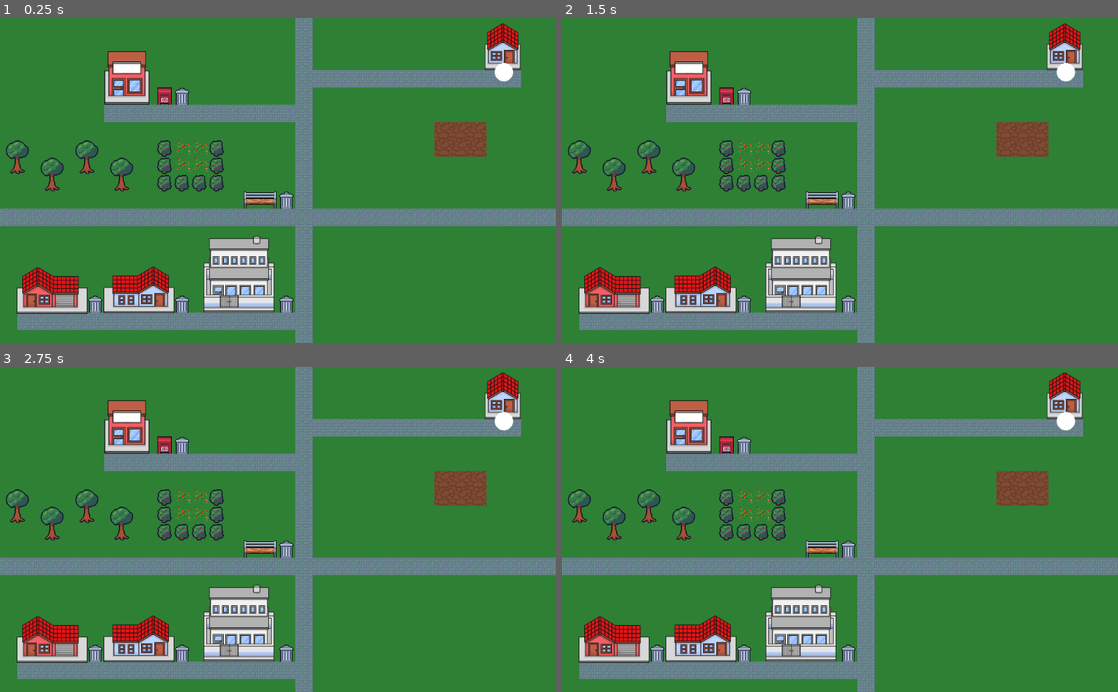
Above: before the commit, frames 1-4 (two rows, left to right).
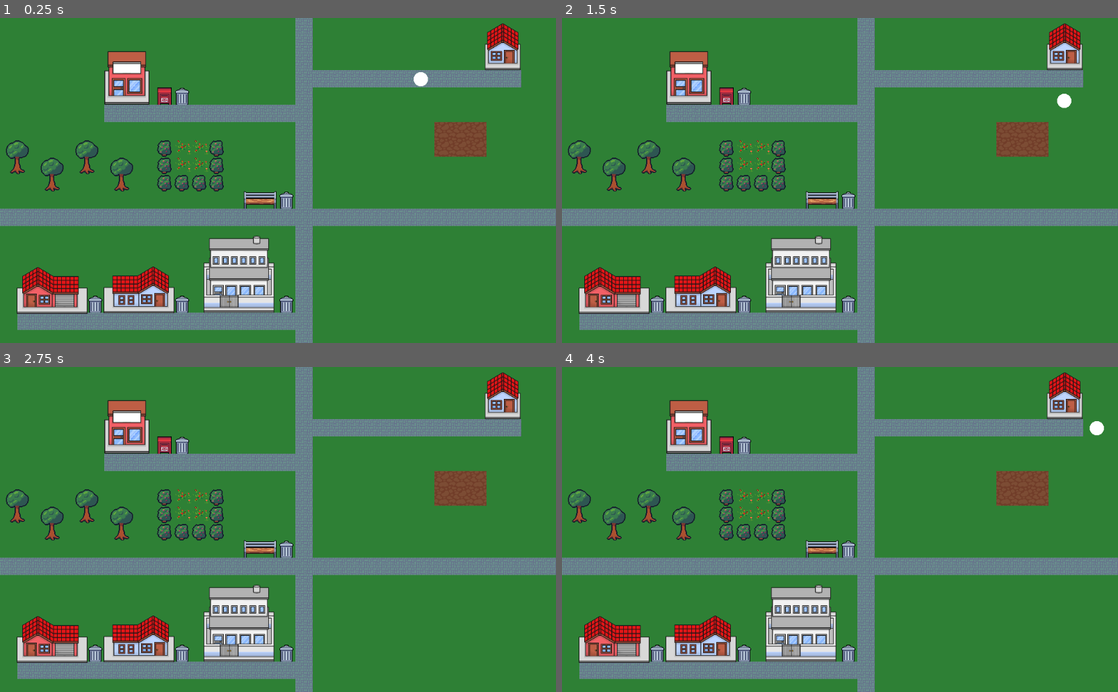
Above: after the commit, the same moments.

Repository: MakeKato/pulsu-king
Game: Godot game, scene res://World0.tscn
Same seed, same stepped clock (60 frames per second), same inputs: the game is played once before the commit and once after it.
Inputs:
- Up to frame 1 (0.25 s): no input
- Up to frame 2 (1.5 s): tap Enter at 0.5 s; hold Right (ui_right) 0.53-1.28 s; hold Down (ui_down) from 1.28 s (still down)
- Up to frame 3 (2.75 s): release Down (ui_down) at 2.03 s; hold Right (ui_right) from 2.03 s (still down)
- Up to frame 4 (4 s): release Right (ui_right) at 2.78 s; hold Up (ui_up) 2.78-3.53 s; tap Space at 3.5 s; hold Left (ui_left) from 3.53 s (still down)

The runs differ from the first frame. In frame 1, 0.2% of the frame differs, in the area x 74-93%, y 13-22%; in frame 2, 0.3%, in the area x 88-93%, y 13-28%; in frame 3, 0.2%; in frame 4, 0.3%.
Error before the commit: Attempt to call function 'play' in base 'null instance' on a null instance. (res://KinematicBody2D.gd:9)

Commit message:
fixing overlapping playerscripts

Diff:
--- a/Player1.gd
+++ b/Player1.gd
@@ -14,7 +14,7 @@
 signal energy_restored()
 
 #Input and Movement
-func _process(delta):
+func _process(_delta):
 	if is_injured:
 		return # Player can't move if injured
 	var velocity = Vector2.ZERO
--- a/World0.tscn
+++ b/World0.tscn
@@ -3,14 +3,14 @@
 [ext_resource path="res://World.tres" type="TileSet" id=1]
 [ext_resource path="res://B03.png" type="Texture" id=2]
 [ext_resource path="res://H03.png" type="Texture" id=3]
-[ext_resource path="res://KinematicBody2D.gd" type="Script" id=4]
+[ext_resource path="res://testplayer.gd" type="Script" id=4]
 [ext_resource path="res://H05.png" type="Texture" id=5]
 [ext_resource path="res://B02.png" type="Texture" id=6]
 [ext_resource path="res://H06.png" type="Texture" id=7]
 
 [sub_resource type="CapsuleMesh" id=1]
 
-[sub_resource type="CircleShape2D" id=2]
+[sub_resource type="CapsuleShape2D" id=2]
 
 [node name="World0" type="Node2D"]
 
@@ -32,10 +32,20 @@
 scale = Vector2( 0.38, 0.393 )
 texture = ExtResource( 2 )
 
+[node name="StaticBody2D" type="StaticBody2D" parent="Shop"]
+
+[node name="CollisionPolygon2D" type="CollisionPolygon2D" parent="Shop/StaticBody2D"]
+polygon = PoolVector2Array( -91.1316, -126.547, 93.0789, -126.547, 93.0789, -34.944, 116.763, -42.5776, 116.763, 130.45, -109.553, 130.45, -109.553, -37.4886, -93.7632, -37.4886 )
+
 [node name="Home" type="Sprite" parent="."]
 position = Vector2( 926, 53 )
 scale = Vector2( 0.3, 0.3 )
 texture = ExtResource( 3 )
+
+[node name="StaticBody2D" type="StaticBody2D" parent="Home"]
+
+[node name="CollisionPolygon2D" type="CollisionPolygon2D" parent="Home/StaticBody2D"]
+polygon = PoolVector2Array( 0, -146.667, -106.667, -83.3333, -106.667, 130, 110, 126.667, 103.333, -96.6667 )
 
 [node name="RedHouse" type="Sprite" parent="."]
 position = Vector2( 96, 503 )
@@ -65,18 +75,15 @@
 [node name="StaticBody2D" type="StaticBody2D" parent="2story"]
 
 [node name="CollisionPolygon2D" type="CollisionPolygon2D" parent="2story/StaticBody2D"]
-visible = false
 polygon = PoolVector2Array( -180, -220, -180, -70, -216.667, -70, -216.667, 233.333, 213.333, 233.333, 213.333, -70, 183.333, -70, 183.333, -220, 133.333, -220, 126.667, -233.333, 90, -233.333, 90, -223.333 )
 
-[node name="Player" type="KinematicBody2D" parent="."]
+[node name="KinematicBody2D" type="KinematicBody2D" parent="."]
+position = Vector2( 775, 113 )
 script = ExtResource( 4 )
 
-[node name="MeshInstance2D" type="MeshInstance2D" parent="Player"]
-position = Vector2( 928, 100 )
-scale = Vector2( 17, 17 )
+[node name="MeshInstance2D" type="MeshInstance2D" parent="KinematicBody2D"]
+scale = Vector2( 13, 13 )
 mesh = SubResource( 1 )
 
-[node name="CollisionShape2D" type="CollisionShape2D" parent="Player"]
-position = Vector2( 928, 100 )
-scale = Vector2( 1.635, 1.635 )
+[node name="CollisionShape2D" type="CollisionShape2D" parent="KinematicBody2D"]
 shape = SubResource( 2 )
--- /dev/null
+++ b/testplayer.gd
@@ -0,0 +1,31 @@
+extends KinematicBody2D
+
+# Speed at which the player moves
+var speed = 200
+
+# The movement direction vector
+var velocity = Vector2()
+
+func _ready():
+	# Initialize any necessary values if needed
+	pass
+
+func _process(delta):
+	# Reset velocity to (0, 0) at the start of each frame
+	velocity = Vector2()
+
+	# Get input for movement (WASD or arrow keys)
+	if Input.is_action_pressed("ui_up"):
+		velocity.y = -1
+	if Input.is_action_pressed("ui_down"):
+		velocity.y = 1
+	if Input.is_action_pressed("ui_left"):
+		velocity.x = -1
+	if Input.is_action_pressed("ui_right"):
+		velocity.x = 1
+
+	# Normalize the velocity to ensure consistent speed in all directions
+	velocity = velocity.normalized() * speed
+
+	# Move the character using KinematicBody2D's move_and_slide method
+	move_and_slide(velocity)
